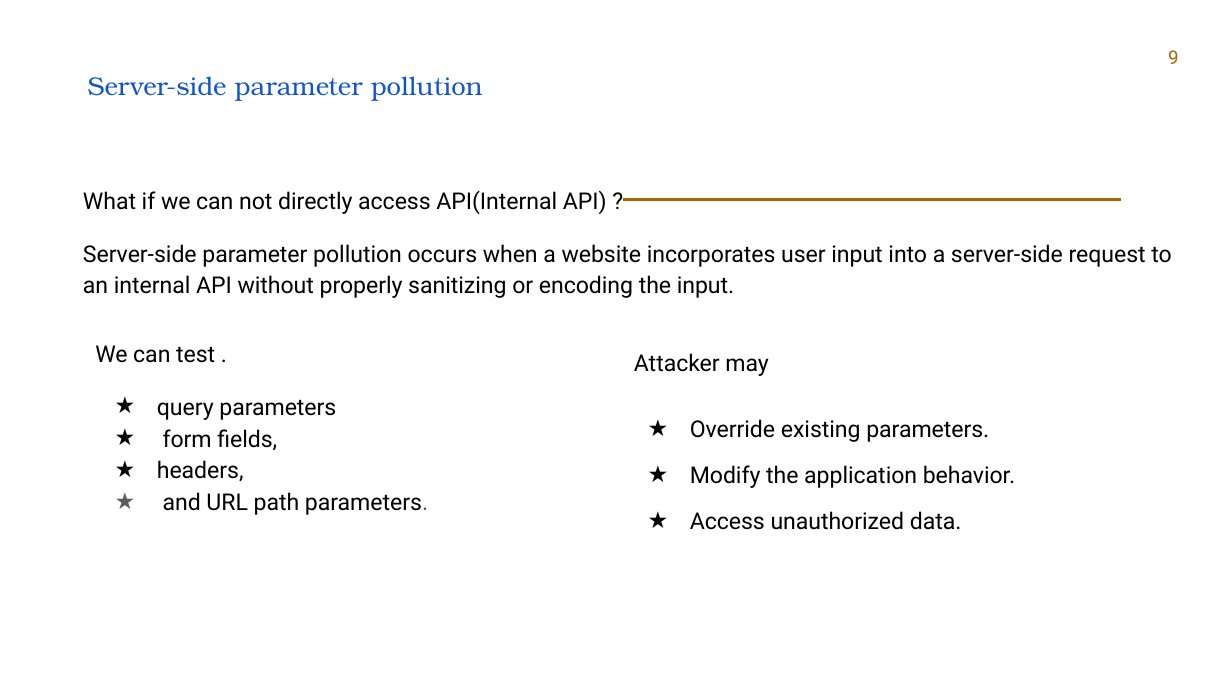
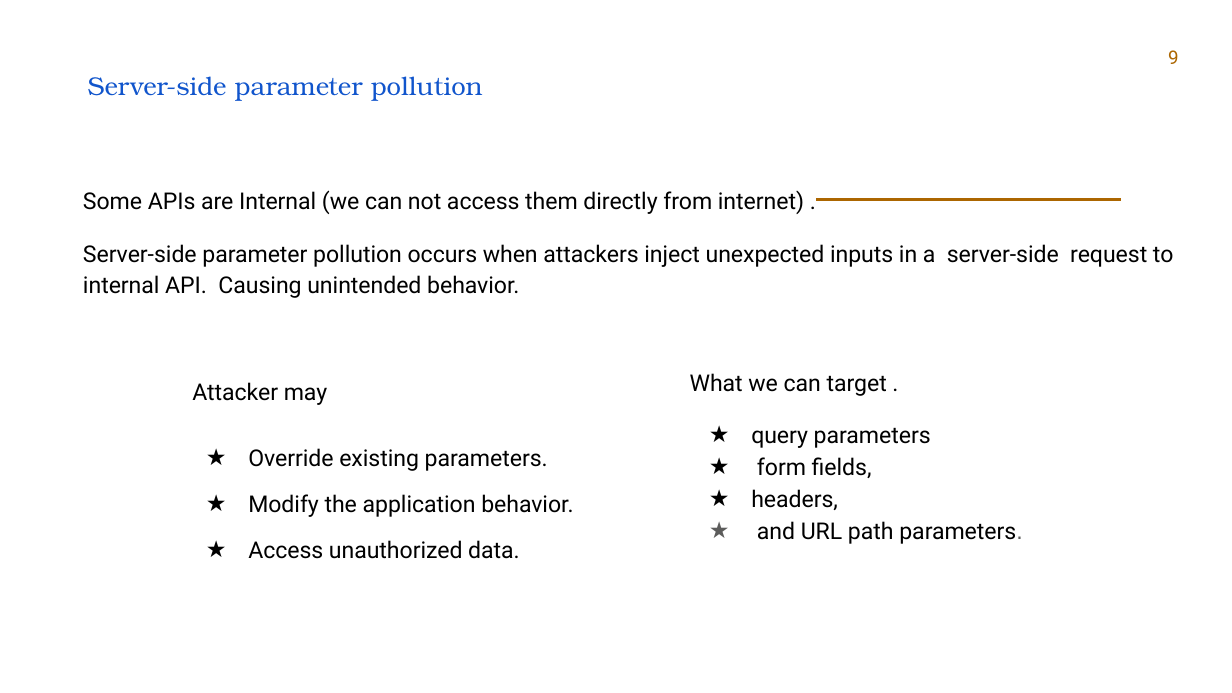
Before and after one commit to Embeytey/APITesting, a slide deck: slide 9 of API TESTING _Presentation.pptx. Drawn at 1232x693 pixels with LibreOffice and Linux fonts; fonts in the diff are those of the drawing. Boxes give left, top, right and bottom in pixels: in the first picture for what was removed or moved away, otherwise in the second. Text is boxed around its words. In the diff, an @@ line names an element or a change of style, - is before the commit and + after.

```diff
--- a/API TESTING _Presentation.pptx
+++ b/API TESTING _Presentation.pptx
@@ text at [83,190,1173,298]: text changed @@
-What if we can not directly access API(Internal API) ?
-Server-side parameter pollution occurs when a website incorporates user input into a server-side request to an internal API without properly sanitizing or encoding the input.
+Some APIs are Internal (we can not access them directly from internet) .
+Server-side parameter pollution occurs when attackers inject unexpected inputs in a server-side request to internal API. Causing unintended behavior.
@@ text "Attacker may": place and size @@
-text "Attacker may" at [634,353,1015,530]
+text "Attacker may" at [192,382,573,559]
@@ text "What we can target .": place and size @@
-text "What we can target ." at [95,345,428,515]
+text "What we can target ." at [690,373,1022,544]
@@ text at [690,373,887,396]: text changed @@
-We can test .
+What we can target .
```
Also in this commit, not shown: 2 other slides changed.
